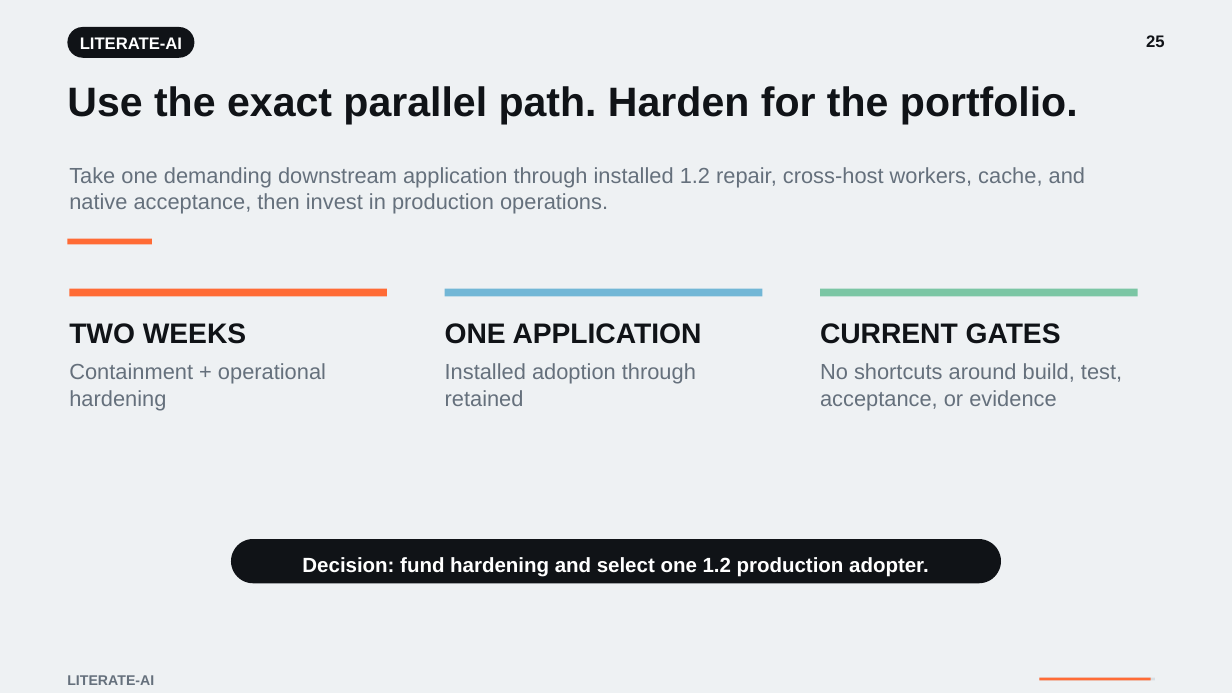
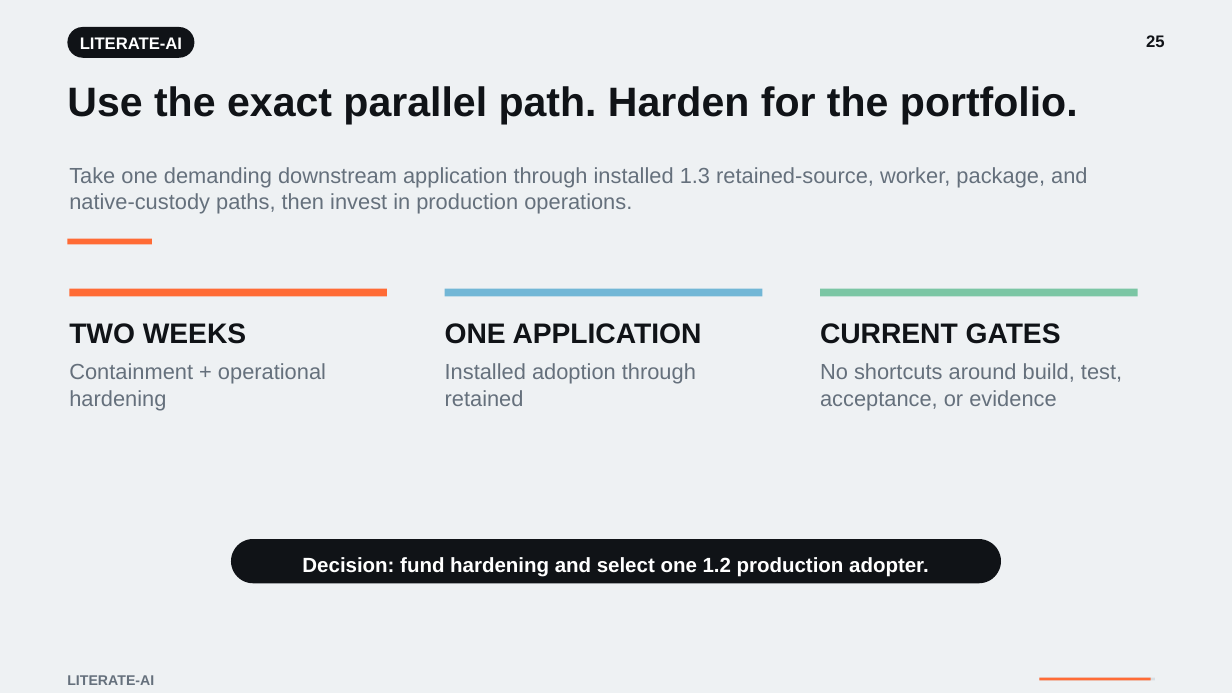
Before and after one commit to NVShawn/literate-ai, a slide deck: slide 25 of docs/presentations/literate-ai-manager-overview/literate-ai-manager-and-engineering-overview.pptx. Drawn at 1232x693 pixels with LibreOffice and Linux fonts; fonts in the diff are those of the drawing. Boxes give left, top, right and bottom in pixels: in the first picture for what was removed or moved away, otherwise in the second. Text is boxed around its words. In the diff, an @@ line names an element or a change of style, - is before the commit and + after.

```diff
--- a/docs/presentations/literate-ai-manager-overview/literate-ai-manager-and-engineering-overview.pptx
+++ b/docs/presentations/literate-ai-manager-overview/literate-ai-manager-and-engineering-overview.pptx
@@ text at [69,167,1087,214]: text changed @@
-Take one demanding downstream application through installed 1.2 repair, cross-host workers, cache, and native acceptance, then invest in production operations.
+Take one demanding downstream application through installed 1.3 retained-source, worker, package, and native-custody paths, then invest in production operations.
```
Also in this commit, not shown: 1 other slide changed, 11 other files.
